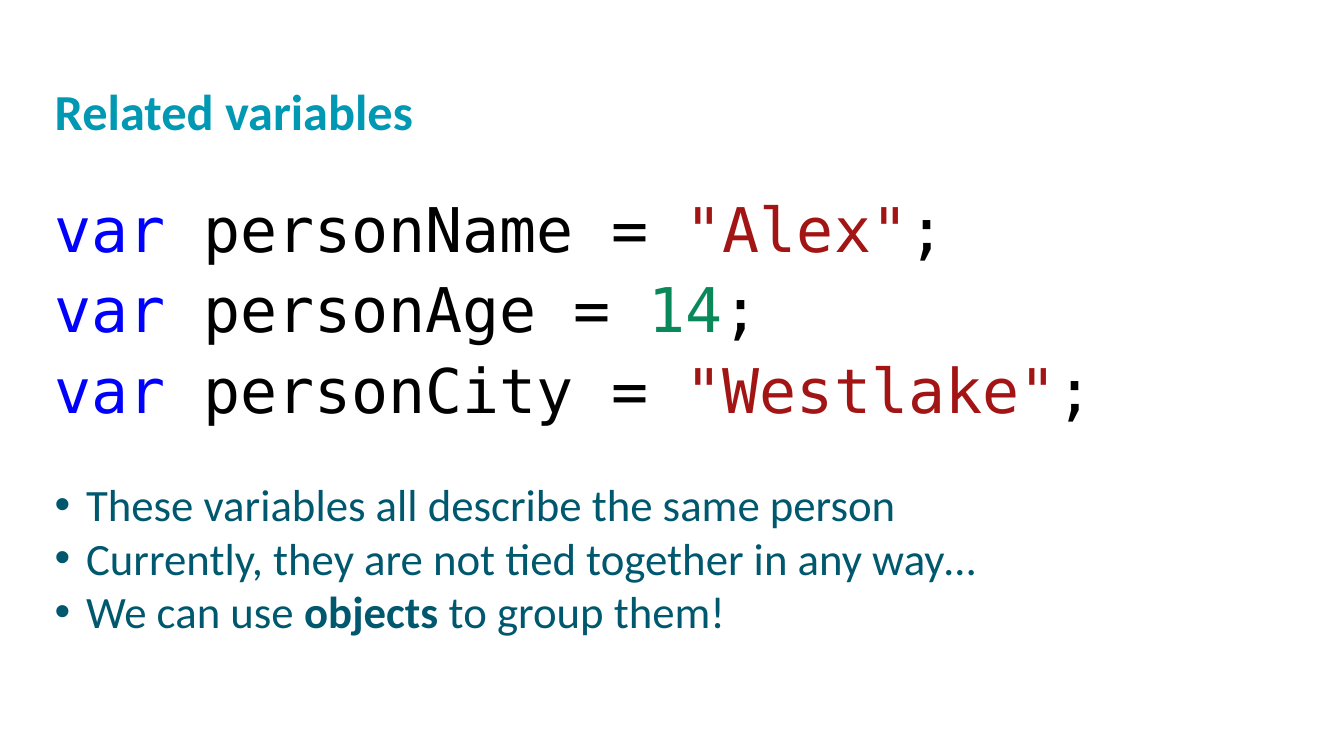
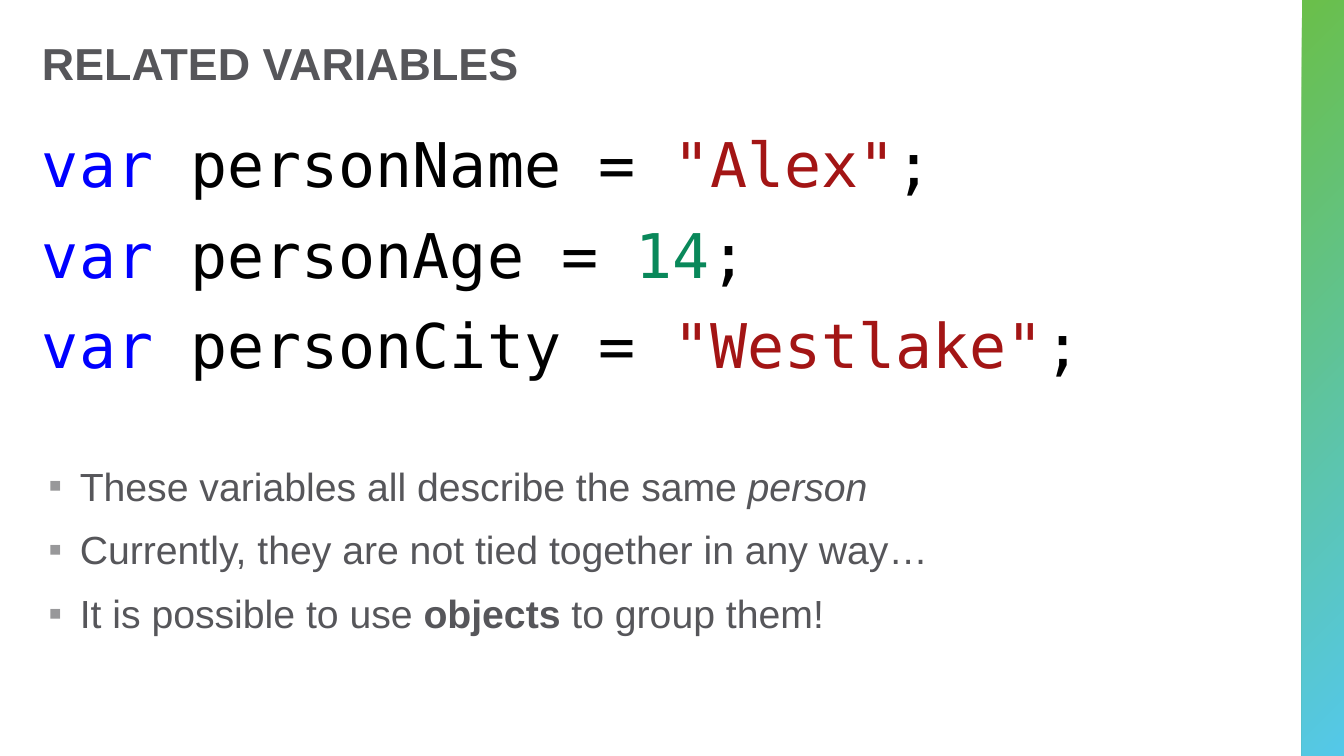
Before and after one commit to hytechclub/web-102, a slide deck: slide 2 of Week09/JavaScriptObjects.pptx. Drawn at 1344x756 pixels with LibreOffice and Linux fonts; fonts in the diff are those of the drawing; background and template pictures are left out. Boxes give left, top, right and bottom in pixels: in the first picture for what was removed or moved away, otherwise in the second. Text is boxed around its words. In the diff, an @@ line names an element or a change of style, - is before the commit and + after.

```diff
--- a/Week09/JavaScriptObjects.pptx
+++ b/Week09/JavaScriptObjects.pptx
@@ title "RELATED VARIABLES" at bbox=[42, 48, 519, 81]: vertical alignment top to middle @@
@@ rectangle added at bbox=[1303, 0, 1344, 756], fill gradient #6ABF4B to #54C8E8 @@
@@ title at bbox=[42, 48, 519, 81]: text changed; size 36 to 32 pt; font Calibri to Arial; text colour #0098B2 to #56565A @@
-Related variables
+RELATED VARIABLES
@@ text added at bbox=[42, 140, 1081, 636], 28 pt, text #56565A @@
+var personName = "Alex";
+var personAge = 14;
+var personCity = "Westlake";
+▪ These variables all describe the same person
+▪ Currently, they are not tied together in any way…
+▪ It is possible to use objects to group them!
@@ text removed at bbox=[55, 205, 1094, 426] @@
-var personName = "Alex";
-var personAge = 14;
-var personCity = "Westlake";
@@ text removed at bbox=[86, 490, 975, 636] @@
-• These variables all describe the same person
-• Currently, they are not tied together in any way…
-• We can use objects to group them!
```
Also in this commit, not shown: 11 other slides changed, 2 slides added, 2 slides removed, 1 other file.
